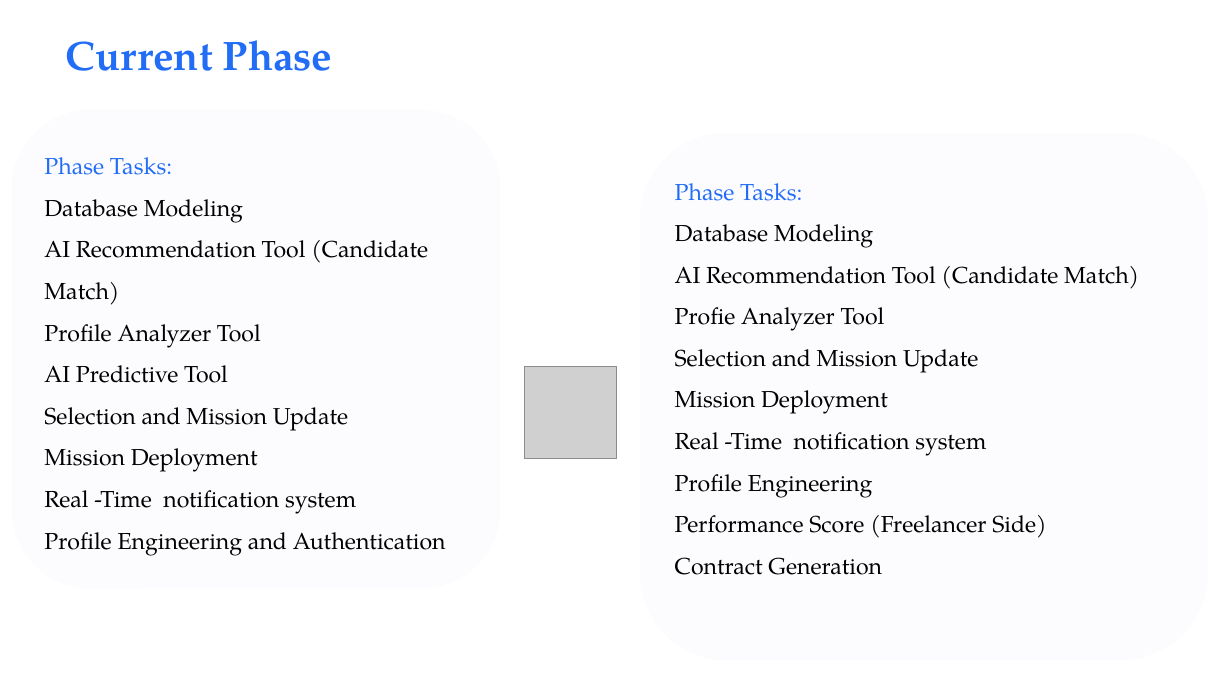
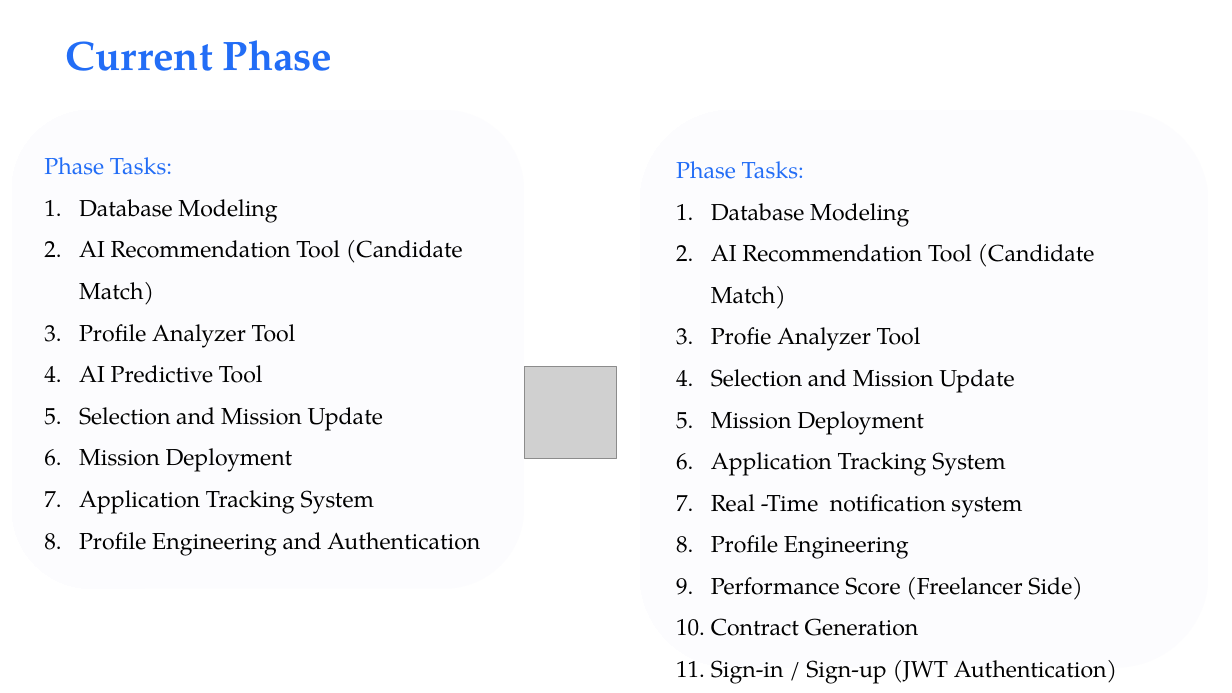
Before and after one commit to DjekhrabChaima/AI-Based-Freelance-Startup-System-Documentation, a slide deck: slide 5 of Presentations/PPT/Weekly Progress (Week 06).pptx. Drawn at 1232x693 pixels with LibreOffice and Linux fonts; fonts in the diff are those of the drawing; grey boxes stand for pictures; background and template pictures are left out. Boxes give left, top, right and bottom in pixels: in the first picture for what was removed or moved away, otherwise in the second. Text is boxed around its words. In the diff, an @@ line names an element or a change of style, - is before the commit and + after.

Commit message:
update week 6 presentation

```diff
--- a/Presentations/PPT/Weekly Progress (Week 06).pptx
+++ b/Presentations/PPT/Weekly Progress (Week 06).pptx
@@ text "Phase Tasks:": place and size @@
-text "Phase Tasks:" at bbox=[675, 183, 1139, 575]
+text "Phase Tasks:" at bbox=[676, 161, 1117, 684]
@@ text at bbox=[79, 199, 480, 556]: bullet none to 1. @@
@@ text at bbox=[711, 203, 1095, 636]: bullet none to 1. @@
@@ text at bbox=[79, 448, 374, 514]: text changed @@
-Mission Deployment
-Real -Time notification system
+6. Mission Deployment
+7. Application Tracking System
@@ text at bbox=[711, 452, 1005, 476]: paragraph added @@
+6. Application Tracking System
@@ text at bbox=[711, 660, 1117, 684]: paragraph added @@
+11. Sign-in / Sign-up (JWT Authentication)
```
Also in this commit, not shown: 1 other file.
